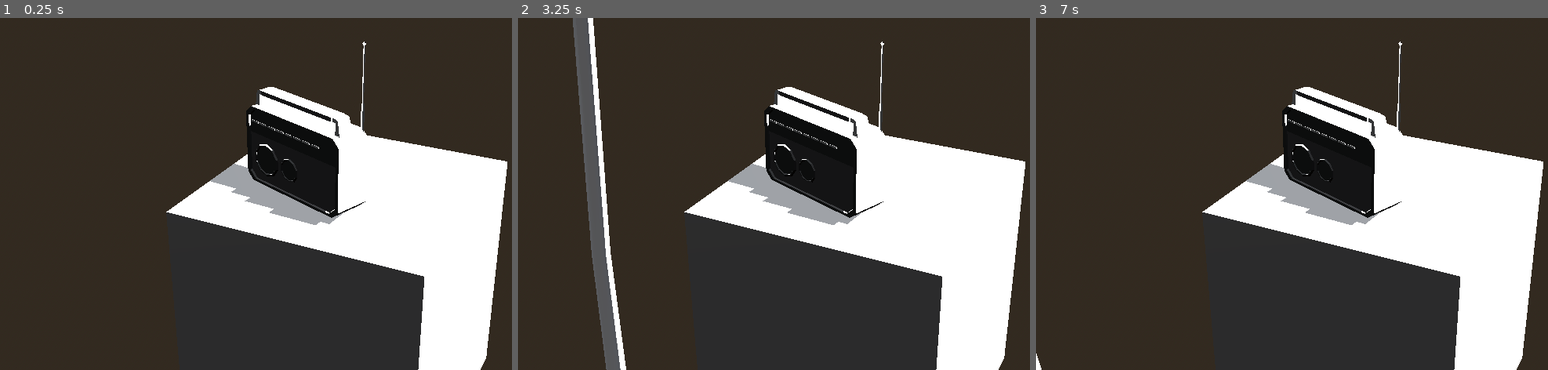
Above: before the commit, frames 1-3 (left to right).
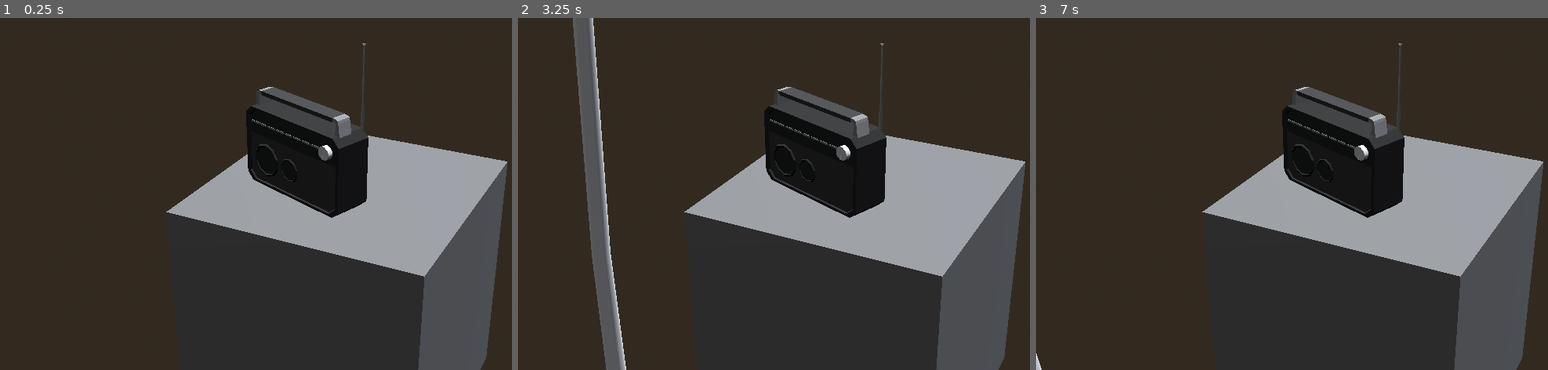
Above: after the commit, the same moments.

Repository: Herodegon/GMTK_2026
Game: Godot game, scene res://scenes/aidan_test.tscn
Two runs of this game, one before a commit and one after it. Both use one fixed random seed, a clock stepped at 60 frames per second and the inputs below. This scene is started directly instead of the project's main scene.
Inputs:
- Up to frame 1 (0.25 s): no input
- Up to frame 2 (3.25 s): tap Enter at 0.5, 2 s; hold D (right) 0.53-1.28 s; hold E (interact) 0.53-1.28 s; tap Space at 1.25, 2.75 s; hold S (down) 1.28-2.03 s; tap E (interact) at 1.35, 2.85 s; hold D (right) 2.03-2.78 s; hold E (interact) 2.03-2.78 s; hold W (up) from 2.78 s (still down)
- Up to frame 3 (7 s): release W (up) at 3.53 s; hold E (interact) 3.53-4.28 s; hold A (left) 3.53-5.03 s; tap Enter at 4.25 s; tap E (interact) at 4.35, 5.85 s; tap Space at 5 s; hold S (down) 5.03-5.78 s; hold E (interact) 5.03-5.78 s; hold D (right) 5.78-6.53 s; hold W (up) from 6.53 s (still down); hold E (interact) from 6.53 s (still down)

The runs differ from the first frame. In frame 1, 19% of the frame differs, in the area x 32-100%, y 6-100%; in frame 2, 20%, in the area x 13-100%, y 0-100%; in frame 3, 19%.

Commit message:
knob added to radio

Diff:
--- a/scenes/radio.tscn
+++ b/scenes/radio.tscn
@@ -2,6 +2,13 @@
 
 [ext_resource type="PackedScene" uid="uid://7yxwr8hy125q" path="res://assets/models/Radio.fbx" id="1_y83x7"]
 [ext_resource type="Script" uid="uid://xfr2b45hub6s" path="res://scripts/radio.gd" id="2_ldjbc"]
+[ext_resource type="PackedScene" uid="uid://db0rlwb2nb0lf" path="res://assets/models/knob.fbx" id="3_7h80l"]
 
 [node name="radio" unique_id=221357753 instance=ExtResource("1_y83x7")]
 script = ExtResource("2_ldjbc")
+
+[node name="Light" parent="." index="1" unique_id=1370361564]
+visible = false
+
+[node name="knob" parent="." index="3" unique_id=335573315 instance=ExtResource("3_7h80l")]
+transform = Transform3D(0.35, 0, 0, 0, -1.5298985e-08, -0.35, 0, 0.35, -1.5298985e-08, 0.62939763, 0.8330077, 0.33428743)
Binary file changed: assets/models/knob.fbx
Not shown, added: assets/models/knob.fbx.import
Not shown, changed: assets/models/knob.blend
Not shown, changed: assets/models/knob.blend1
